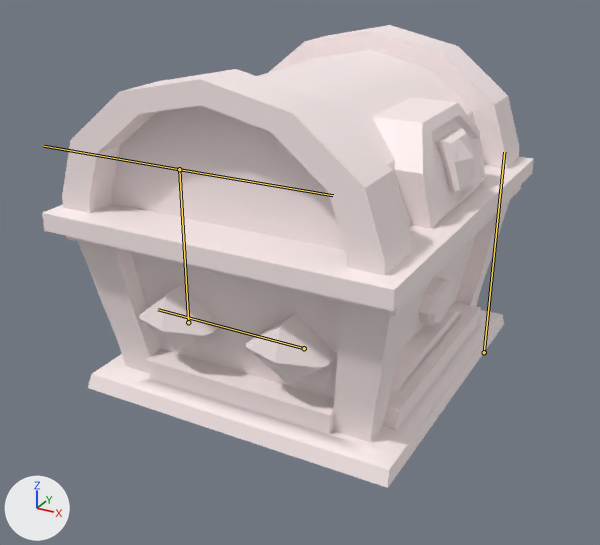
The FBX model Assets/Lord/Contributors/Andrew/Chest.fbx as it was, and as the next commit left it.
Rendered twice from a camera (50 mm lens) standing at (3.17, -4.15, 2.64) and looking at (1.01, -0.23, 0.68). The axes (+X, +Y, +Z) are drawn at lower left. The lights are the same throughout. The bones that bend it are drawn over the model as lines.
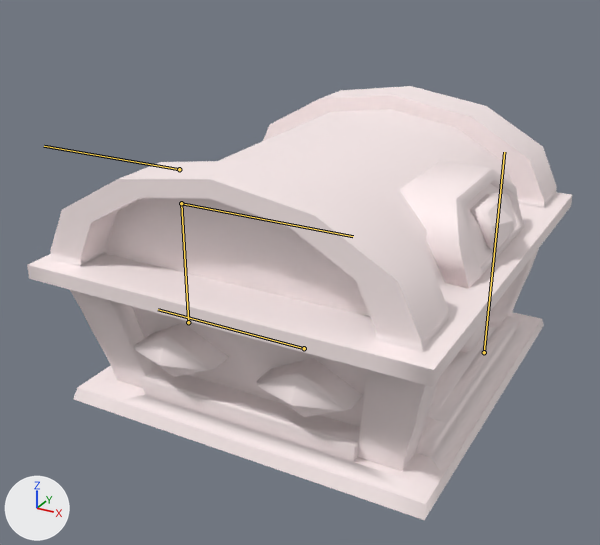
The newer file adds an action. The first version stands in its rest pose; the second is drawn at frame 16 of the action 'IdleChest'.

Boxes (x1, y1, x2, y2) around the edits, measured in the pictures (600 x 545 px):
'Cube.004', posed (11% wider, 6% shorter): before (42, 25, 534, 488); after (27, 86, 573, 520)
bone 'MainChest', root to tip: before (188, 322) to (179, 169); after (188, 322) to (181, 203)

Diff of the bpy script that builds the scene:
```diff
--- a/Assets/Lord/Contributors/Andrew/Chest.fbx.py
+++ b/Assets/Lord/Contributors/Andrew/Chest.fbx.py
@@ bone_mainchest @@
 bone_mainchest = bpy.data.objects['ChestRig..001'].pose.bones['MainChest']  # child of 'MainChest.002'
-bone_mainchest.scale = (1.0, 1.0, 1.0)
+bone_mainchest.scale = (1.12, 0.79, 1.12)
```
